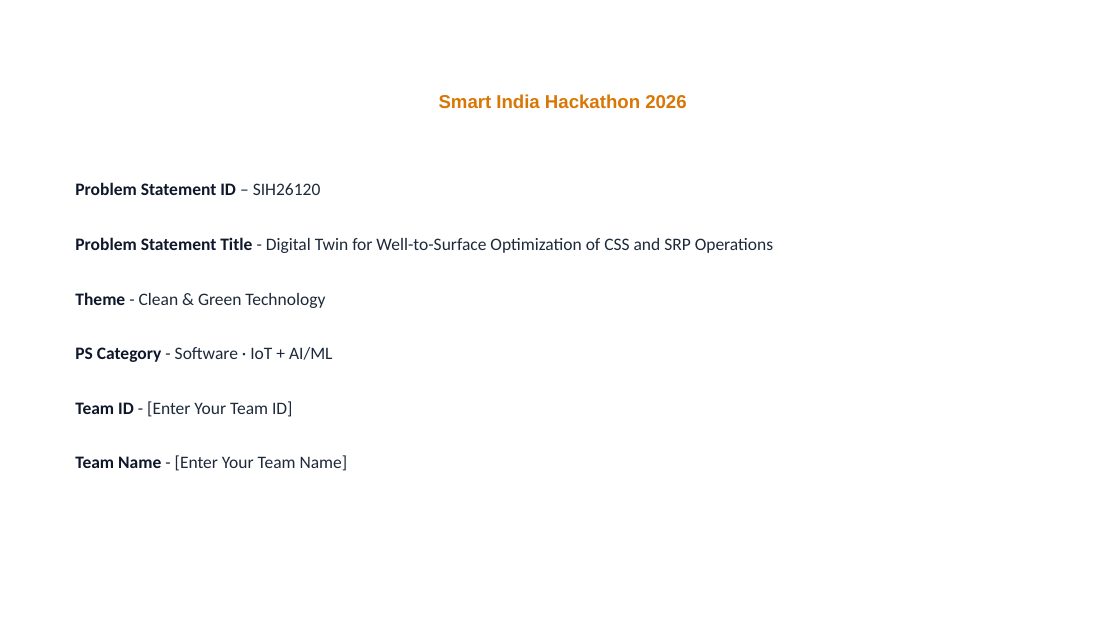
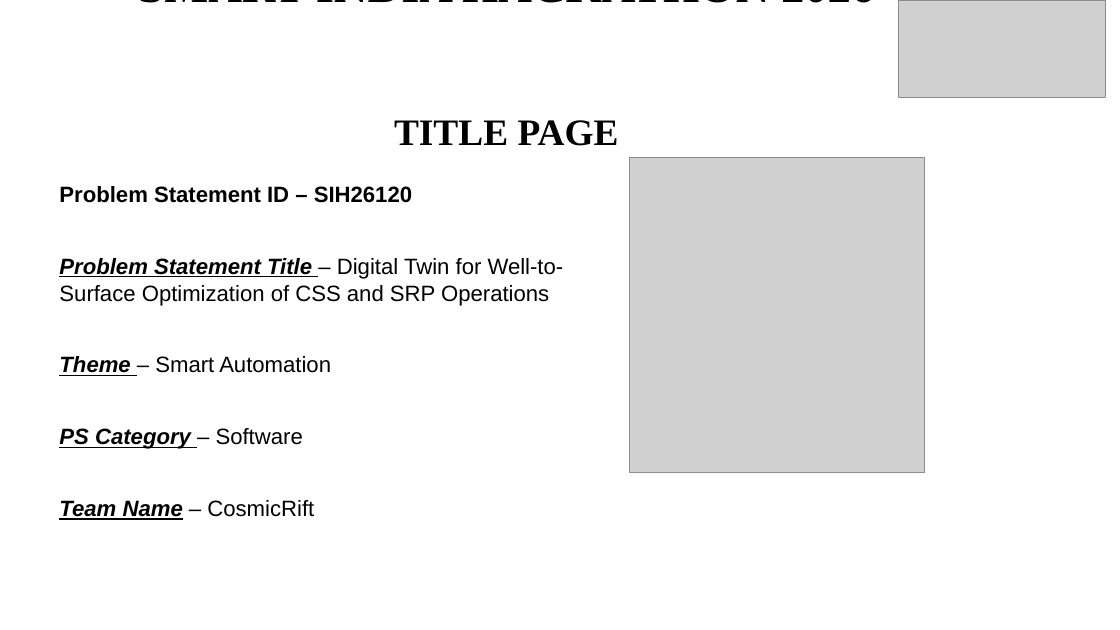
Before and after one commit to ChandanKarlekarV/Digital-Twin-, a slide deck: slide 1 of SIH2026_Digital_Twin_VARUNA_AI.pptx. Drawn at 1120x630 pixels with LibreOffice and Linux fonts; fonts in the diff are those of the drawing; grey boxes stand for pictures. Boxes give left, top, right and bottom in pixels: in the first picture for what was removed or moved away, otherwise in the second. Text is boxed around its words. In the diff, an @@ line names an element or a change of style, - is before the commit and + after.

```diff
--- a/SIH2026_Digital_Twin_VARUNA_AI.pptx
+++ b/SIH2026_Digital_Twin_VARUNA_AI.pptx
@@ title "SMART INDIA HACKATHON 2026" at [138,0,874,3]: vertical alignment middle to top @@
@@ title at [138,0,874,3]: text changed; size 16 to 40 pt; font Arial to Times New Roman; text colour #D97706 to #000000 @@
-Smart India Hackathon 2026
+SMART INDIA HACKATHON 2026
@@ picture added at [899,0,1106,97] @@
@@ subtitle added at [394,120,619,146], 32 pt, text #000000, bold @@
+TITLE PAGE
@@ text "Problem Statement ID – SIH26120" at [59,186,564,520]: vertical alignment middle to top @@
@@ picture added at [630,158,924,473] @@
@@ text at [59,186,564,520]: text changed; size 15 to 19 pt; font Calibri to Arial; text colour #1E293B to #000000 @@
-Problem Statement Title - Digital Twin for Well-to-Surface Optimization of CSS and SRP Operations
+Problem Statement ID – SIH26120
+Problem Statement Title – Digital Twin for Well-to-Surface Optimization of CSS and SRP Operations
+Theme – Smart Automation
+PS Category – Software
+Team Name – CosmicRift
@@ text removed at [75,182,321,195] @@
-Problem Statement ID – SIH26120
@@ text removed at [75,292,325,308] @@
-Theme - Clean & Green Technology
@@ text removed at [75,347,333,362] @@
-PS Category - Software · IoT + AI/ML
@@ text removed at [75,401,293,417] @@
-Team ID - [Enter Your Team ID]
@@ text removed at [75,455,348,471] @@
-Team Name - [Enter Your Team Name]
```
Also in this commit, not shown: 5 other slides changed, 7 other files.
